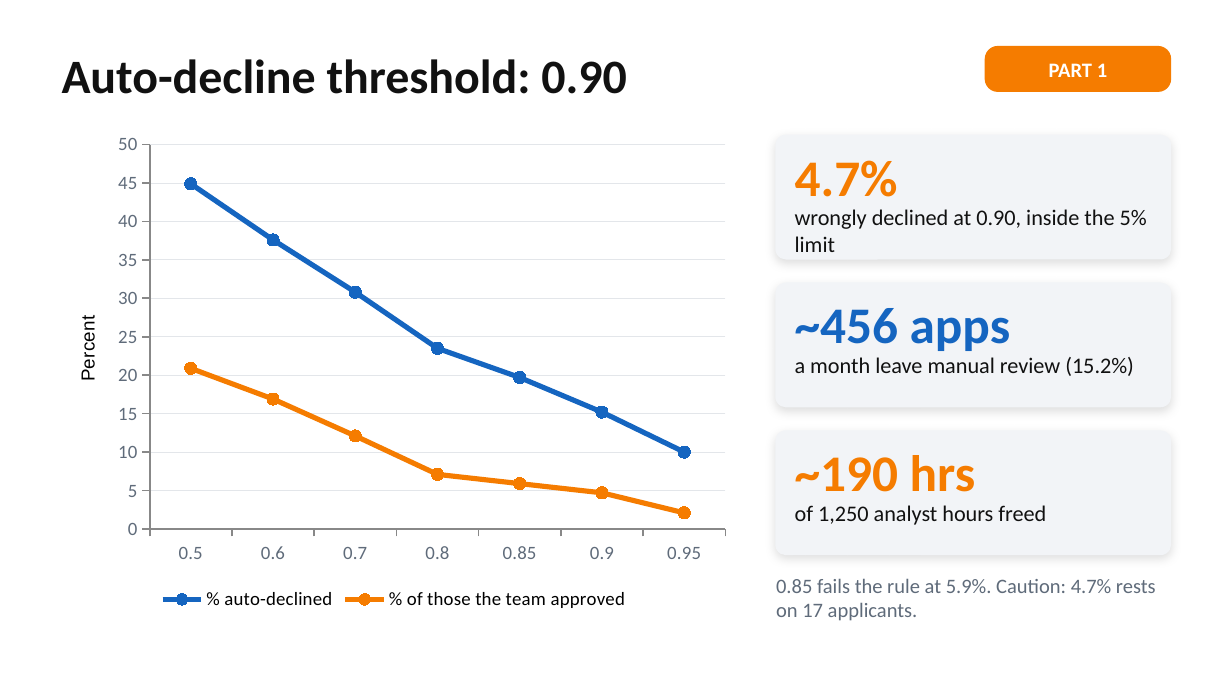
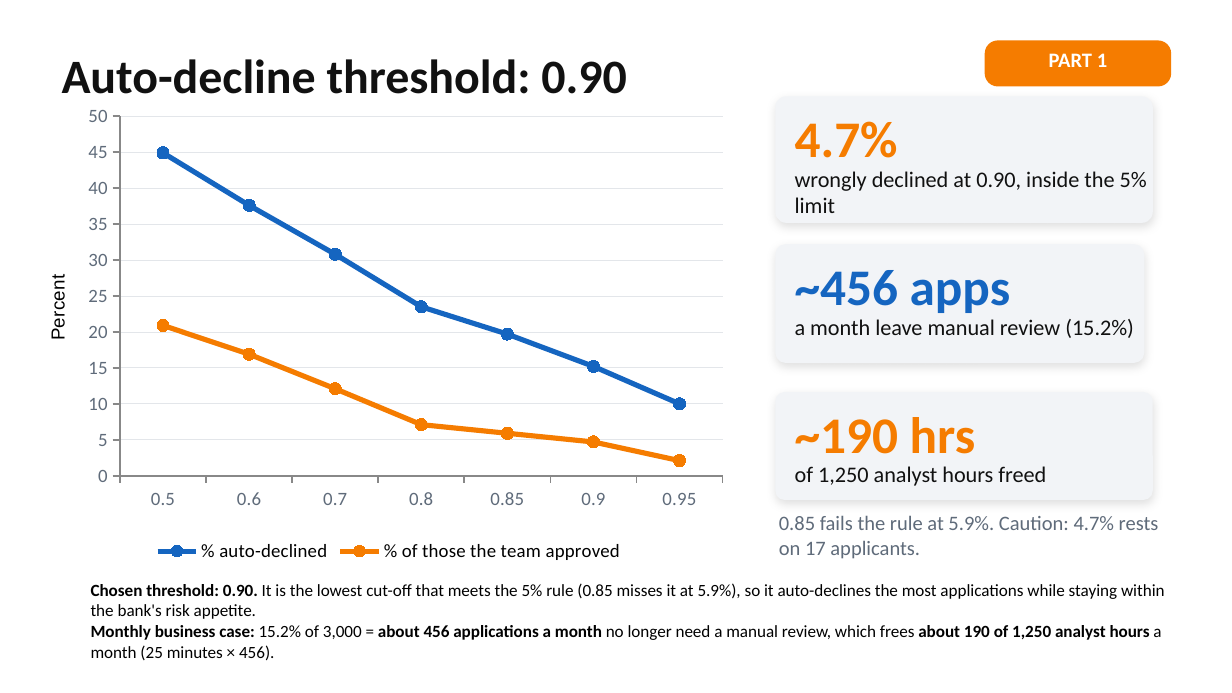
Before and after one commit to Vigneshbabu4/MUC02-Credit-Pre-Screening-Engine, a slide deck: slide 14 of Vigneshbabu_Credit_MUC02.pptx (slide 13 before the commit). Drawn at 1232x693 pixels with LibreOffice and Linux fonts; fonts in the diff are those of the drawing. Boxes give left, top, right and bottom in pixels: in the first picture for what was removed or moved away, otherwise in the second. Text is boxed around its words. In the diff, an @@ line names an element or a change of style, - is before the commit and + after.

```diff
--- a/Vigneshbabu_Credit_MUC02.pptx
+++ b/Vigneshbabu_Credit_MUC02.pptx
@@ text "PART 1": place and size @@
-text "PART 1" at [1049,63,1107,77]
+text "PART 1" at [1049,53,1107,67]
@@ rounded rectangle: place and size @@
-rounded rectangle at [986,47,1170,91]
+rounded rectangle at [986,42,1170,86]
@@ line chart at [34,105,744,568] @@
@@ plot area changed @@
@@ line chart: place and size @@
-line chart at [49,123,739,616]
+line chart at [34,105,744,568]
@@ rounded rectangle: place and size @@
-rounded rectangle at [776,136,1170,259]
+rounded rectangle at [776,97,1152,222]
@@ rounded rectangle: place and size @@
-rounded rectangle at [776,283,1170,407]
+rounded rectangle at [776,245,1143,362]
@@ rounded rectangle: place and size @@
-rounded rectangle at [776,431,1170,554]
+rounded rectangle at [776,393,1152,499]
@@ 6 texts: place and size @@
-6 texts at [795,160,1147,525]
+6 texts at [795,121,1147,486]
@@ text "0.85 fails the rule at ...": place and size @@
-text "0.85 fails the rule at ..." at [776,578,1156,621]
+text "0.85 fails the rule at ..." at [779,515,1159,559]
@@ text added at [91,583,1165,660], 10 pt, text #000000 @@
+Chosen threshold: 0.90. It is the lowest cut-off that meets the 5% rule (0.85 misses it at 5.9%), so it auto-declines the most applications while staying within the bank's risk appetite.
+Monthly business case: 15.2% of 3,000 = about 456 applications a month no longer need a manual review, which frees about 190 of 1,250 analyst hours a month (25 minutes × 456).
```
Also in this commit, not shown: 6 other slides changed, 1 slide added.
